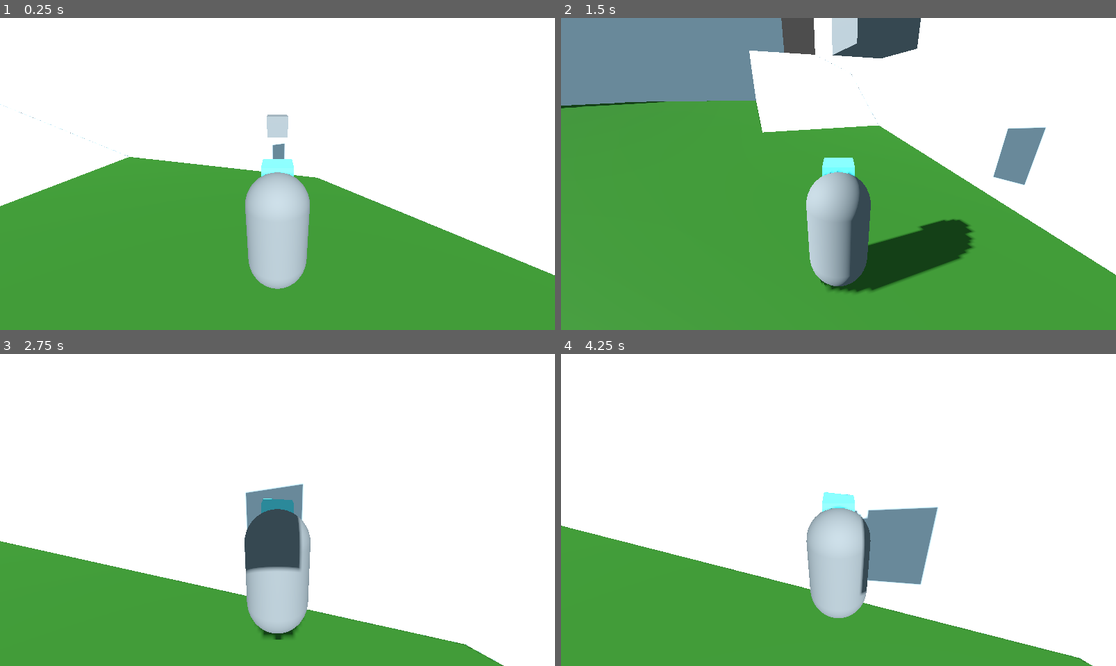
Above: before the commit, frames 1-4 (two rows, left to right).
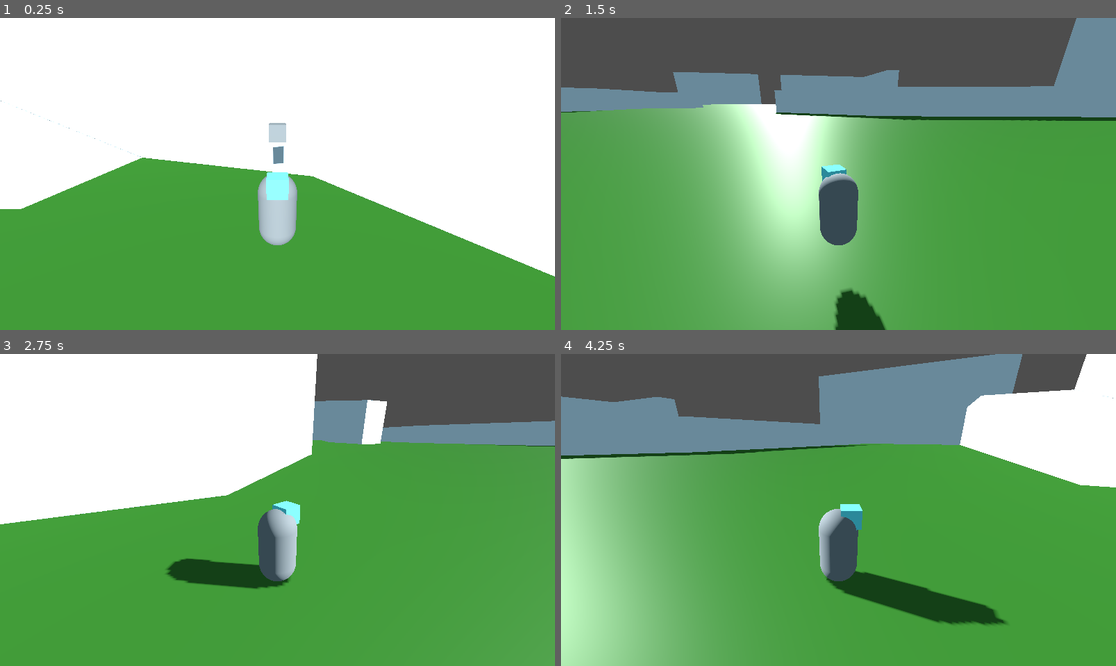
Above: after the commit, the same moments.

Repository: sasankthapa/PirateSoftwareGameJam16
Game: Godot game, scene res://Scene/world_1.tscn
Same seed, same stepped clock (60 frames per second), same inputs: the game is played once before the commit and once after it.
Inputs (mouse positions are in pixels of both pictures, inside the frame that each line leads up to):
- Up to frame 1 (0.25 s): no input
- Up to frame 2 (1.5 s): tap Enter (ui_accept) at 0.5, 0.77 s; move the mouse to (866, 174) at 0.52 s; hold W (W_KEY) 0.53-1.28 s; move the mouse to (810, 174) at 1.27 s; tap A (A_KEY) at 1.35 s
- Up to frame 3 (2.75 s): tap Enter (ui_accept) at 1.52 s; tap W (W_KEY) at 1.55 s; move the mouse to (288, 503) at 2.02 s; hold W (W_KEY) from 2.03 s (still down); tap D (D_KEY) at 2.1 s
- Up to frame 4 (4.25 s): move the mouse to (832, 516) at 2.77 s; release W (W_KEY) at 2.78 s; tap S (S_KEY) at 2.85 s; tap Enter (ui_accept) at 3.02, 3.77 s; tap W (W_KEY) at 3.05 s; move the mouse to (877, 513) at 3.52 s; hold W (W_KEY) from 3.53 s (still down)

The runs differ from the first frame. In frame 1, 4.2% of the frame differs, in the area x 0-100%, y 26-87%; in frame 2, 67%; in frame 3, 54%; in frame 4, 82%, in the area x 0-100%, y 0-100%.

Commit message:
fixed player movement

Diff:
--- a/Scene/player.tscn
+++ b/Scene/player.tscn
@@ -1,9 +1,11 @@
-[gd_scene load_steps=7 format=3 uid="uid://bwrn2350dk4mk"]
+[gd_scene load_steps=8 format=3 uid="uid://bwrn2350dk4mk"]
 
 [ext_resource type="Script" path="res://Scripts/player.gd" id="1_udjfk"]
 [ext_resource type="Script" path="res://Scripts/camera.gd" id="2_qyjpo"]
 
 [sub_resource type="CapsuleShape3D" id="CapsuleShape3D_bedwv"]
+
+[sub_resource type="SphereShape3D" id="SphereShape3D_8iyor"]
 
 [sub_resource type="CapsuleMesh" id="CapsuleMesh_1kjoh"]
 
@@ -26,9 +28,14 @@
 [node name="PitchPivot" type="Node3D" parent="TwistPivot"]
 transform = Transform3D(1, 0, 0, 0, 0.939693, 0.34202, 0, -0.34202, 0.939693, 0, 0, 0)
 
-[node name="Camera3D" type="Camera3D" parent="TwistPivot/PitchPivot"]
-transform = Transform3D(1, 0, 0, 0, 1, 0, 0, 0, 1, 0, 0, 3)
+[node name="SpringArm3D" type="SpringArm3D" parent="TwistPivot/PitchPivot"]
+shape = SubResource("SphereShape3D_8iyor")
+spring_length = 5.0
+
+[node name="Camera3D" type="Camera3D" parent="TwistPivot/PitchPivot/SpringArm3D"]
+transform = Transform3D(1, 0, 0, 0, 1, 5.96046e-08, 0, -5.96046e-08, 1, 0, 0, 5)
 script = ExtResource("2_qyjpo")
+mouse_sensitivity = 0.05
 
 [node name="body" type="Node3D" parent="."]
 
@@ -37,7 +44,7 @@
 skeleton = NodePath("../..")
 
 [node name="MeshInstance3D2" type="MeshInstance3D" parent="body"]
-transform = Transform3D(0.5, 0, 0, 0, 0.5, 0, 0, 0, 0.5, 0, 0.813328, -0.346774)
+transform = Transform3D(0.5, 0, 0, 0, 0.5, 0, 0, 0, 0.5, 0, 0.813328, 0.302932)
 mesh = SubResource("BoxMesh_78kvc")
 skeleton = NodePath("../..")
 surface_material_override/0 = SubResource("StandardMaterial3D_1igp0")
--- a/Scripts/camera.gd
+++ b/Scripts/camera.gd
@@ -1,6 +1,7 @@
 extends Camera3D
 
-var mouse_sensitivity := 0.01
+
+@export_range(0.0,1.0,0.01) var mouse_sensitivity := 0.01
 var twist_input := 0.0
 var pitch_input := 0.0
 
@@ -14,13 +15,10 @@
 
 # Called every frame. 'delta' is the elapsed time since the previous frame.
 func _process(delta: float) -> void:
-
-	if Input.is_action_pressed("W_KEY"):
-		twist_pivot.rotation.y = lerp(twist_pivot.rotation.y, 0.0, 0.1)
 	# process camera controls
 	twist_pivot.rotate_y(twist_input)
 	pitch_pivot.rotate_x(pitch_input)
-	pitch_pivot.rotation.x = clamp(pitch_pivot.rotation.x,-0.5,0.5)
+	pitch_pivot.rotation.x = clamp(pitch_pivot.rotation.x * delta,-0.5,0.5)
 	twist_input = 0
 	pitch_input = 0
 
@@ -28,7 +26,7 @@
 		Input.mouse_mode = Input.MOUSE_MODE_VISIBLE
 	pass
 
-func _input(event: InputEvent) -> void:
+func _unhandled_input(event):
 	if event is InputEventMouseMotion:
 		if Input.mouse_mode == Input.MOUSE_MODE_CAPTURED:
 			twist_input = - event.relative.x * mouse_sensitivity
--- a/Scripts/player.gd
+++ b/Scripts/player.gd
@@ -1,13 +1,15 @@
 extends CharacterBody3D
 
-
-const SPEED = 10.0
-const JUMP_VELOCITY = 4.5
-const ACCELERATION = 4.0
+@export_group("player")
+@export var SPEED = 8.0
+@export var JUMP_VELOCITY = 4.5
+@export var ACCELERATION = 20.0
 
 @onready var twist_pivot: Node3D = $TwistPivot
-@onready var camera: Camera3D = $TwistPivot/PitchPivot/Camera3D
 @onready var body: Node3D = $body
+@onready var camera = $TwistPivot/PitchPivot/SpringArm3D/Camera3D
+
+var _last_movement_direction = Vector3.BACK
 
 func _physics_process(delta: float) -> void:
 	# Add the gravity.
@@ -22,7 +24,16 @@
 	# As good practice, you should replace UI actions with custom gameplay actions.
 	var input_dir := Input.get_vector("A_KEY", "D_KEY", "W_KEY", "S_KEY")
 	var charging := Input.is_key_pressed(KEY_K)
+	var forward: Vector3 = camera.global_basis.z
+	var right: Vector3 = camera.global_basis.x
 
+	var dir := forward * input_dir.y + right * input_dir.x
+	dir.y=0.0
+	dir=dir.normalized()
+
+	var yy = velocity.y #store velocity.y
+	velocity = velocity.move_toward(dir * SPEED, ACCELERATION * delta)
+	velocity.y = yy
 	if charging: # change how the movement works
 		print("F")
 		return
@@ -30,14 +41,11 @@
 
 	#var direction := (twist_pivot.basis * Vector3(input_dir.x, 0, input_dir.y)).normalized()
 	#print(twist_pivot.basis)
-	var direction = Vector3(input_dir.x, 0.0, input_dir.y).rotated(Vector3.UP, body.rotation.y)
-	velocity = lerp(velocity, direction * SPEED, ACCELERATION * delta)
-	if direction:
-		velocity.x = direction.x * SPEED
-		velocity.z = direction.z * SPEED
-	else:
-		velocity.x = move_toward(velocity.x, 0, SPEED)
-		velocity.z = move_toward(velocity.z, 0, SPEED)
 
 	move_and_slide()
-	body.rotation.y = twist_pivot.rotation.y
+
+	# change rotation of player character
+	if dir.length() > 0.2:
+		_last_movement_direction=dir
+	var target_angle = Vector3.BACK.signed_angle_to(_last_movement_direction, Vector3.UP)
+	body.global_rotation.y = lerp_angle(body.rotation.y, target_angle, 1*delta)
